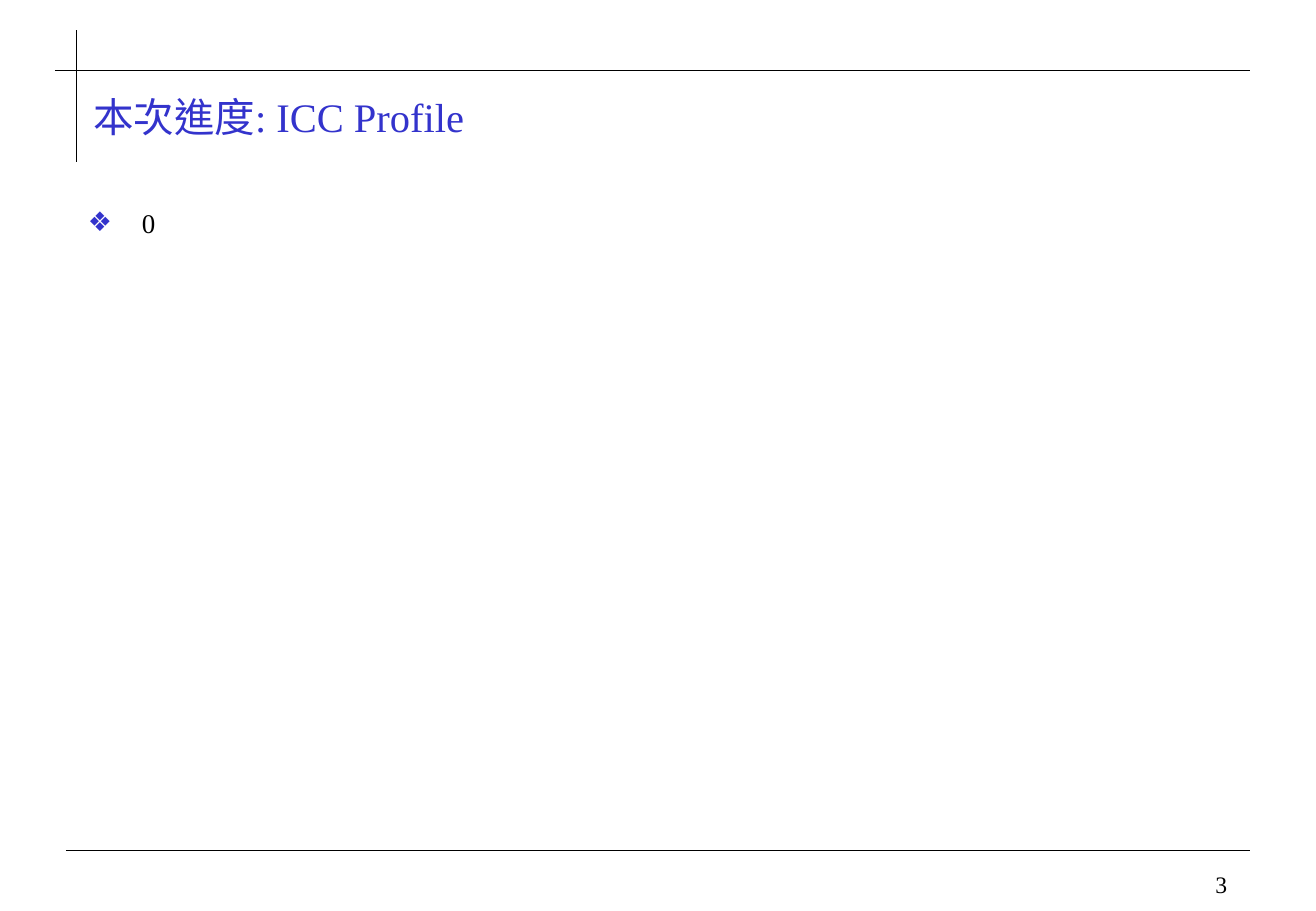
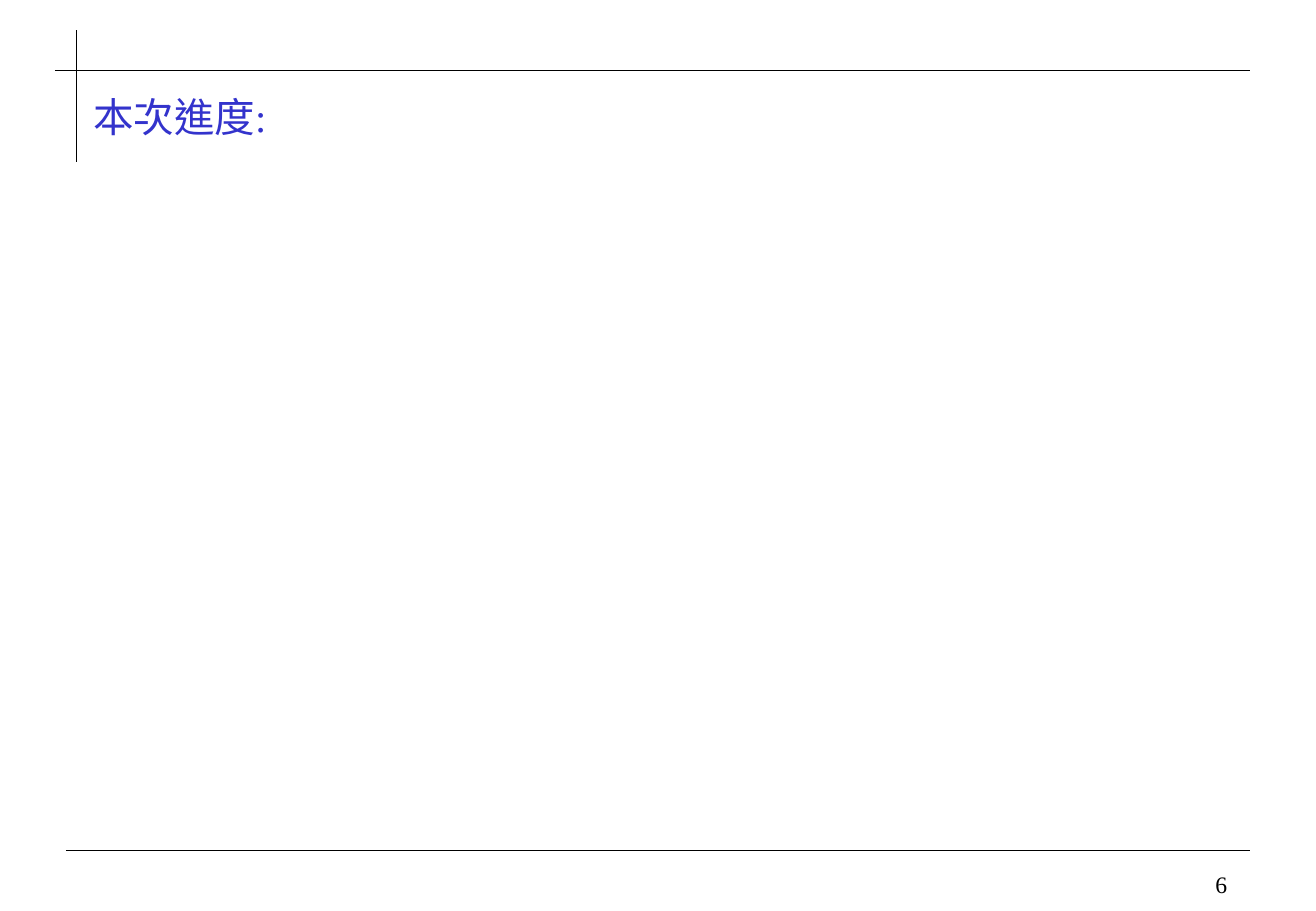
Before and after one commit to 0ilasis0/home, a slide deck: slide 6 of ICCPROFILE.pptx (slide 3 before the commit). Drawn at 1316x911 pixels with LibreOffice and Linux fonts; fonts in the diff are those of the drawing; background and template pictures are left out. Boxes give left, top, right and bottom in pixels: in the first picture for what was removed or moved away, otherwise in the second. Text is boxed around its words. In the diff, an @@ line names an element or a change of style, - is before the commit and + after.

```diff
--- a/ICCPROFILE.pptx
+++ b/ICCPROFILE.pptx
@@ title at (93, 98, 266, 136): text changed @@
-本次進度: ICC Profile
+本次進度:
@@ text removed at (142, 215, 155, 234) @@
-  ❖ 0
@@ page number at (1215, 877, 1227, 894): text changed @@
-3
+6
```
Also in this commit, not shown: 1 other slide changed, 4 slides added, 8 other files.
